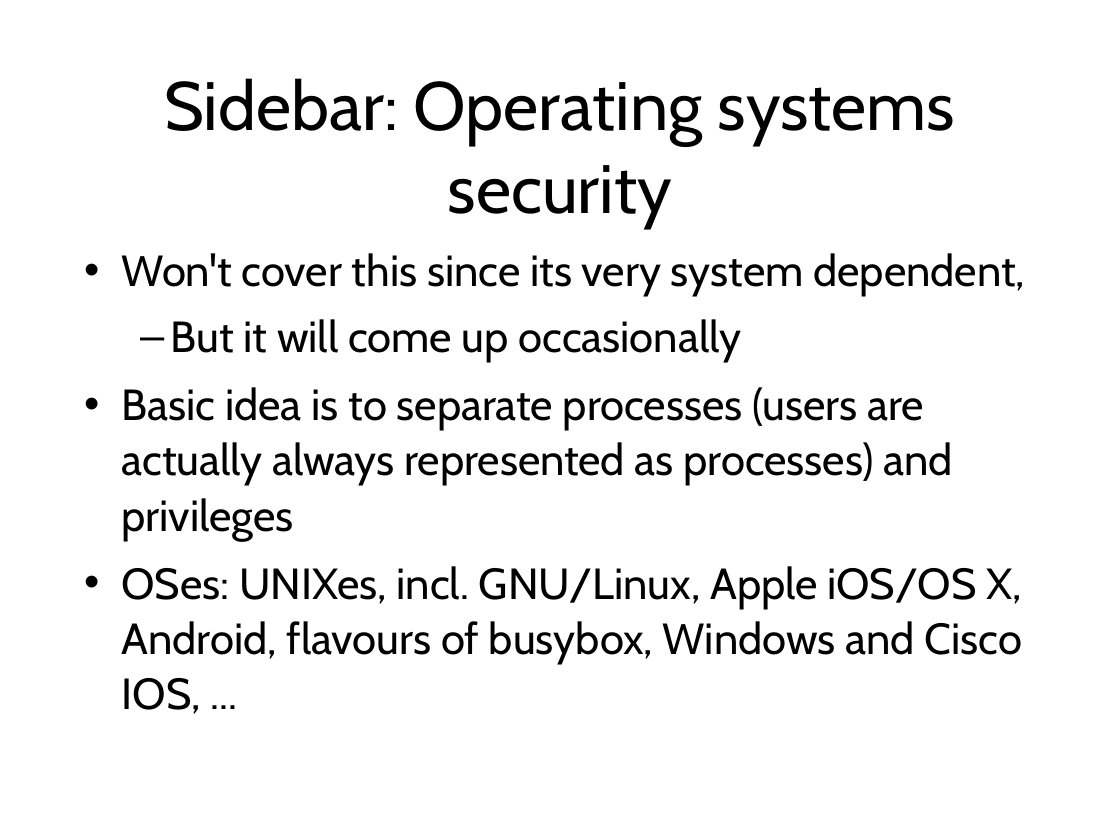
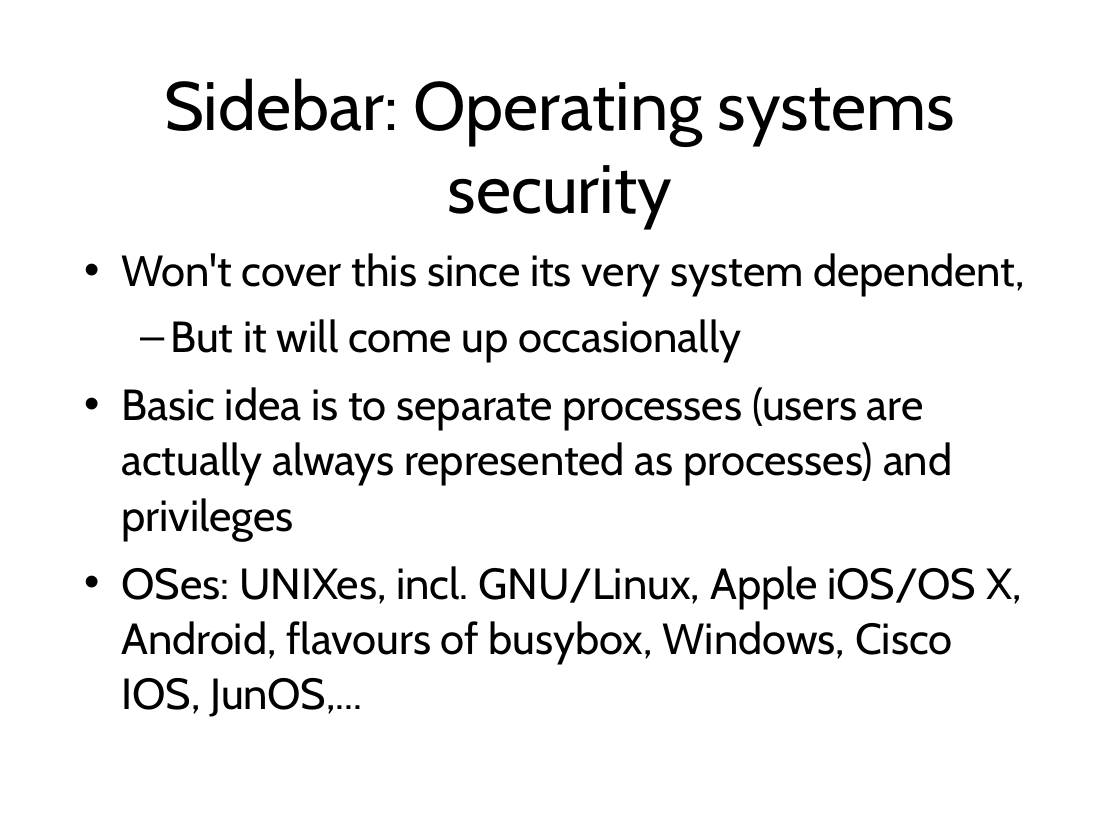
Before and after one commit to sftcd/cs7053, a slide deck: slide 16 of 2016lectures/02-concepts.ppt (slide 15 before the commit). Drawn at 1120x840 pixels with LibreOffice and Linux fonts; fonts in the diff are those of the drawing. Boxes give left, top, right and bottom in pixels: in the first picture for what was removed or moved away, otherwise in the second. Text is boxed around its words. In the diff, an @@ line names an element or a change of style, - is before the commit and + after.

```diff
--- a/2016lectures/02-concepts.ppt
+++ b/2016lectures/02-concepts.ppt
@@ text at [121, 566, 1021, 717]: text changed @@
-• OSes: UNIXes, incl. GNU/Linux, Apple iOS/OS X, Android, flavours of busybox, Windows and Cisco IOS, ...
+• OSes: UNIXes, incl. GNU/Linux, Apple iOS/OS X, Android, flavours of busybox, Windows, Cisco IOS, JunOS,...
```
Also in this commit, not shown: 42 other slides changed, 4 slides added, 5 other files.
